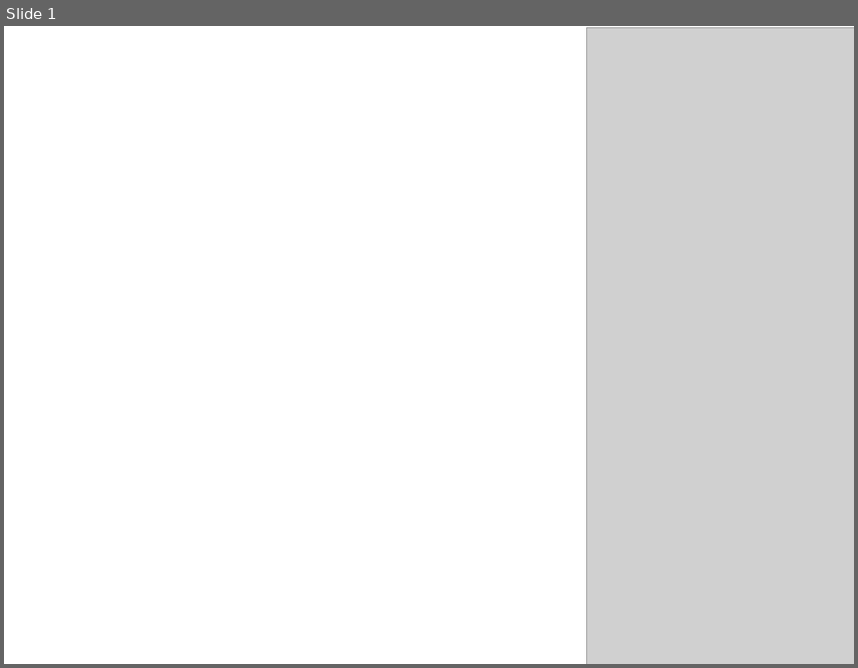
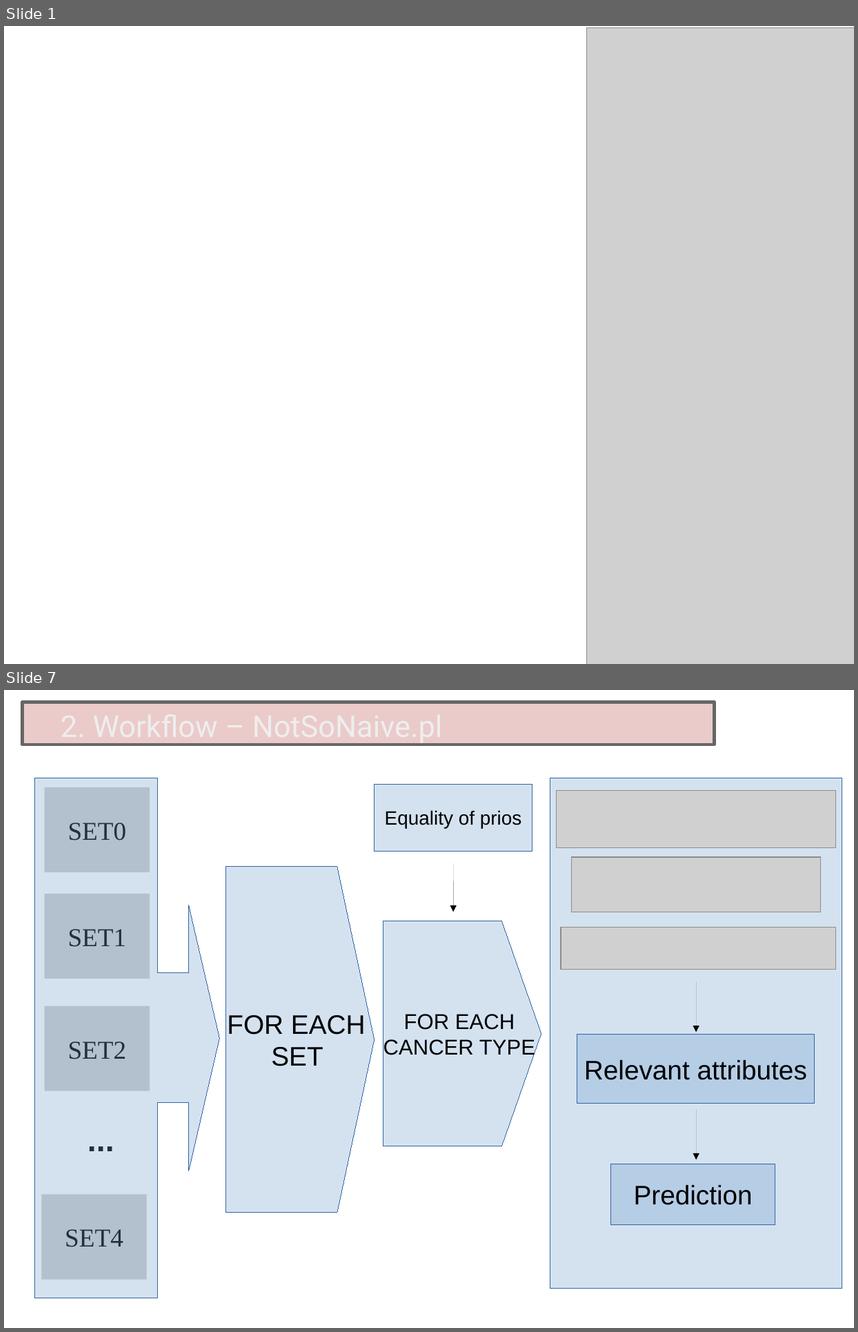
Before and after one commit to joanmarticarreras/AGB_naive_bayes, a slide deck: PPT.odp. Shown one above the other, each under a label of ours: slide 1 before the commit, slides 1 and 7 after it; the slides between them are not shown. The pictures are 858x668 and 858x1332 pixels, drawn with LibreOffice and Linux fonts; fonts in the diff are those of the drawing; grey boxes stand for pictures. Boxes give left, top, right and bottom in pixels: in the first picture for what was removed or moved away, otherwise in the second. Text is boxed around its words. In the diff, an @@ line names an element or a change of style, - is before the commit and + after.

```diff
--- a/PPT.odp
+++ b/PPT.odp
@@ slide 7 added at (4, 690, 854, 1328), background #FFFFFF @@
@@ rectangle added at (23, 702, 715, 745), fill #BA564D at 30% opacity, outline #666666 2.83 pt @@
@@ text added at (61, 743, 443, 745), 28 pt, text #EEEEEE @@
+2. Workflow – NotSoNaive.pl
@@ right arrow callout added at (34, 778, 219, 1297), fill #729FCF at 30% opacity, outline #3465A4 0 pt @@
@@ picture added at (45, 787, 150, 872), 24 pt, text #000000 @@
+SET0
@@ rectangle added at (375, 784, 533, 851), fill #729FCF at 30% opacity, outline #3465A4 0 pt, 18 pt, text #000000 @@
+Equality of prios
@@ rectangle added at (551, 778, 842, 1288), fill #729FCF at 30% opacity, outline #3465A4 0 pt @@
@@ picture added at (557, 790, 836, 848) @@
@@ freeform shape added at (225, 866, 375, 1212), fill #729FCF at 30% opacity, outline #3465A4 0 pt, 25 pt, text #000000 @@
+FOR EACH
+SET
@@ arrow added from (454, 862) to (454, 911), #000000 0 pt @@
@@ picture added at (572, 858, 821, 912) @@
@@ picture added at (45, 894, 150, 978), 24 pt, text #000000 @@
+SET1
@@ freeform shape added at (383, 920, 542, 1145), fill #729FCF at 30% opacity, outline #3465A4 0 pt, 20 pt, text #000000 @@
+FOR EACH
+CANCER TYPE
@@ picture added at (561, 927, 836, 969) @@
@@ arrow added from (697, 982) to (697, 1032), #000000 0 pt @@
@@ picture added at (45, 1005, 150, 1090), 24 pt, text #000000 @@
+SET2
@@ rectangle added at (577, 1034, 815, 1103), fill #729FCF at 30% opacity, outline #3465A4 0 pt, 25 pt, text #000000 @@
+Relevant attributes
@@ text added at (80, 1115, 121, 1159), 30 pt, text #000000, bold @@
+...
@@ arrow added from (697, 1109) to (697, 1160), #000000 0 pt @@
@@ rectangle added at (611, 1163, 775, 1225), fill #729FCF at 30% opacity, outline #3465A4 0 pt, 25 pt, text #000000 @@
+Prediction
@@ picture added at (42, 1194, 147, 1279), 24 pt, text #000000 @@
+SET4
```
Also in this commit, not shown: 1 slide changed, 5 other slides added, 4 slides removed.
